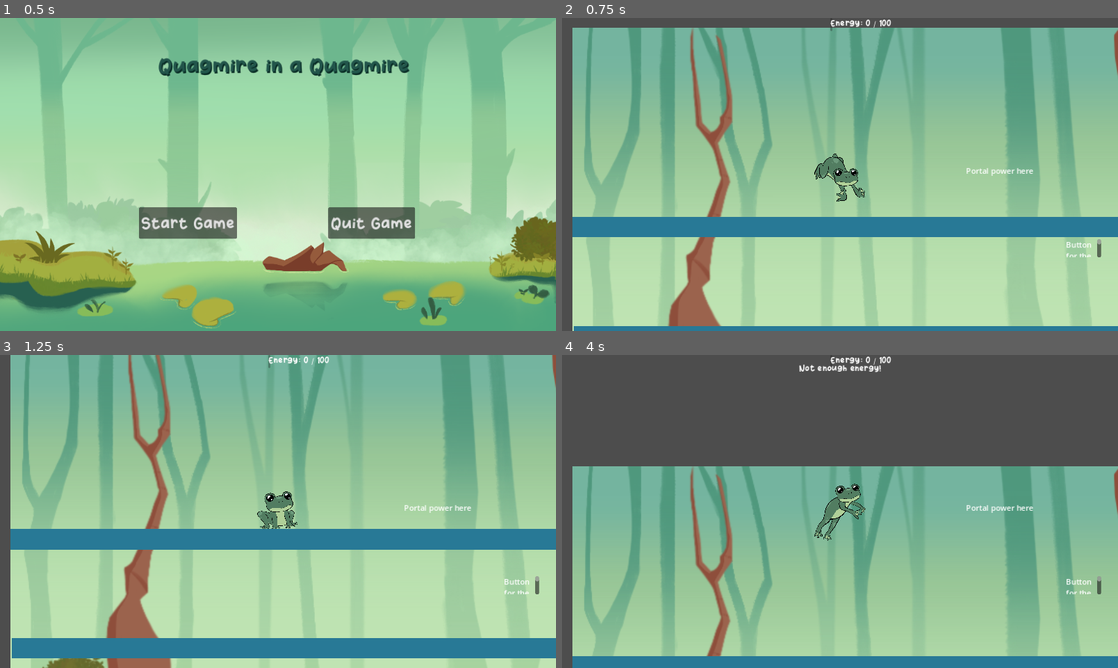
Above: before the commit, frames 1-4 (two rows, left to right).
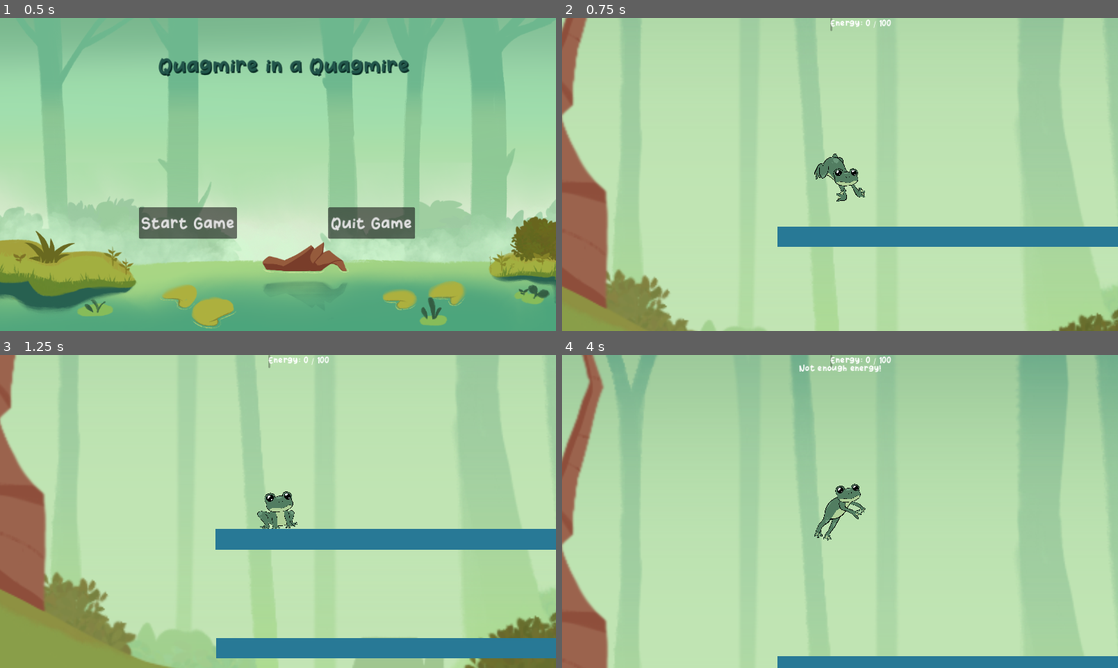
Above: after the commit, the same moments.

Repository: CISC204-S25/final-project-team-1
Game: Godot game, scene res://title_screen.tscn
Two runs of this game, one before a commit and one after it. Both use one fixed random seed, a clock stepped at 60 frames per second and the inputs below.
Inputs (mouse positions are in pixels of both pictures, inside the frame that each line leads up to):
- Up to frame 1 (0.5 s): no input
- Up to frame 2 (0.75 s): click "Start Game" at 0.5 s
- Up to frame 3 (1.25 s): no input
- Up to frame 4 (4 s): tap Enter at 1.25 s; move the mouse to (962, 495) at 1.27 s; hold Right (move_right) 1.28-2.78 s; click (962, 495) at 1.42 s; tap Space (jump) at 1.52, 2.27, 3.5, 3.77 s; move the mouse to (728, 527) at 2.02 s; move the mouse to (895, 442) at 2.77 s; hold Left (move_left) 2.78-3.53 s; move the mouse to (812, 574) at 3.52 s; hold Right (move_right) from 3.53 s (still down); click (812, 574) at 3.67 s

Frame 1 is identical in both runs. In frame 2, 71% of the frame differs, in the area x 0-100%, y 0-100%; in frame 3, 65%; in frame 4, 89%.

Commit message:
Portal Animations & Misc
Added animations for spawning portals, added sound for player2 walk, added sound to title screen scene, imported bg music for level 2. Slightly tweaked level 1

Diff:
--- a/team1_finalproject/level_1.tscn
+++ b/team1_finalproject/level_1.tscn
@@ -18,29 +18,43 @@
 [node name="TextureRect" type="TextureRect" parent="."]
 offset_right = 1142.0
 offset_bottom = 648.0
+scale = Vector2(1.5, 1.5)
 texture = ExtResource("1_2t5c7")
+metadata/_edit_lock_ = true
+
+[node name="TextureRect3" type="TextureRect" parent="."]
+offset_left = -1713.0
+offset_right = -571.0
+offset_bottom = 648.0
+scale = Vector2(1.5, 1.5)
+texture = ExtResource("1_2t5c7")
+metadata/_edit_lock_ = true
 
 [node name="TextureRect2" type="TextureRect" parent="."]
-offset_left = 1141.0
-offset_right = 2283.0
+offset_left = 1713.0
+offset_right = 2855.0
 offset_bottom = 648.0
+scale = Vector2(1.5, 1.5)
 texture = ExtResource("1_2t5c7")
+metadata/_edit_lock_ = true
 
 [node name="CanvasLayer" type="CanvasLayer" parent="."]
 
 [node name="RichTextLabel" type="RichTextLabel" parent="CanvasLayer"]
-offset_left = 837.0
-offset_top = 305.0
-offset_right = 988.0
-offset_bottom = 333.0
+offset_left = -451.0
+offset_top = 627.0
+offset_right = -300.0
+offset_bottom = 655.0
 text = "Portal power here"
+metadata/_edit_use_anchors_ = true
 
 [node name="RichTextLabel2" type="RichTextLabel" parent="CanvasLayer"]
-offset_left = 1044.0
-offset_top = 458.0
-offset_right = 1117.0
-offset_bottom = 496.0
+offset_left = -244.0
+offset_top = 780.0
+offset_right = -171.0
+offset_bottom = 818.0
 text = "Button for the platform called \"Gate\" to move to make a platform for the frog to jump across here"
+metadata/_edit_use_anchors_ = true
 
 [node name="EnergyUI" parent="CanvasLayer" instance=ExtResource("2_rwncp")]
 anchors_preset = 5
@@ -49,33 +63,34 @@
 offset_left = -20.0
 offset_right = 20.0
 grow_horizontal = 2
+metadata/_edit_use_anchors_ = true
 
 [node name="player_1_jumper" parent="." instance=ExtResource("2_ox655")]
-position = Vector2(277, 140)
+position = Vector2(-1223, 452)
 scale = Vector2(0.25, 0.25)
 
 [node name="Player2" parent="." instance=ExtResource("3_pl61t")]
 light_mask = 33
-position = Vector2(83, 516)
+position = Vector2(-1205, 838)
 scale = Vector2(0.4, 0.4)
 
 [node name="Platform" parent="." instance=ExtResource("1_itwvd")]
-position = Vector2(300, 206)
+position = Vector2(-988, 528)
 
 [node name="Platform2" parent="." instance=ExtResource("1_itwvd")]
-position = Vector2(298, 551)
+position = Vector2(-990, 873)
 
 [node name="Platform3" parent="." instance=ExtResource("1_itwvd")]
-position = Vector2(1065, 91)
+position = Vector2(-223, 397)
 
 [node name="Platform4" parent="." instance=ExtResource("1_itwvd")]
-position = Vector2(1065, 347)
+position = Vector2(-223, 669)
 
 [node name="Platform5" parent="." instance=ExtResource("1_itwvd")]
-position = Vector2(301, 319)
+position = Vector2(-987, 641)
 
 [node name="Gate" parent="." instance=ExtResource("1_itwvd")]
-position = Vector2(775, 230)
+position = Vector2(-513, 552)
 rotation = 1.5708
 scale = Vector2(0.5, 1)
 script = ExtResource("4_mu508")
@@ -87,38 +102,38 @@
 script = ExtResource("5_xgtnm")
 
 [node name="Platform7" parent="." instance=ExtResource("1_itwvd")]
-position = Vector2(587, 486)
+position = Vector2(-701, 808)
 rotation = 1.5708
 scale = Vector2(0.25, 1)
 
 [node name="Platform8" parent="." instance=ExtResource("1_itwvd")]
-position = Vector2(297, 421)
+position = Vector2(-991, 743)
 
 [node name="Platform9" parent="." instance=ExtResource("1_itwvd")]
-position = Vector2(8, 486)
+position = Vector2(-1280, 808)
 rotation = 1.5708
 scale = Vector2(0.25, 1)
 
 [node name="Platform10" parent="." instance=ExtResource("1_itwvd")]
-position = Vector2(877, 551)
+position = Vector2(-411, 873)
 
 [node name="Platform11" parent="." instance=ExtResource("1_itwvd")]
-position = Vector2(1166, 486)
+position = Vector2(-122, 808)
 rotation = 1.5708
 scale = Vector2(0.25, 1)
 
 [node name="Platform12" parent="." instance=ExtResource("1_itwvd")]
-position = Vector2(876, 421)
+position = Vector2(-412, 743)
 
 [node name="Platform13" parent="." instance=ExtResource("1_itwvd")]
-position = Vector2(587, 486)
+position = Vector2(-701, 808)
 rotation = 1.5708
 scale = Vector2(0.25, 1)
 
 [node name="Area2D" type="Area2D" parent="."]
 
 [node name="CollisionShape2D" type="CollisionShape2D" parent="Area2D"]
-position = Vector2(1105, 521)
+position = Vector2(-183, 843)
 shape = SubResource("RectangleShape2D_ikdgq")
 
 [node name="AudioStreamPlayer2D" type="AudioStreamPlayer2D" parent="."]
@@ -126,11 +141,15 @@
 stream = ExtResource("6_qvqx5")
 volume_db = -18.324
 autoplay = true
-max_distance = 5000.0
+max_distance = 30000.0
 parameters/looping = false
 
 [node name="PortalEnergyItem" parent="." instance=ExtResource("8_ii2cj")]
-position = Vector2(168, 370)
+position = Vector2(-1120, 692)
+scale = Vector2(0.5, 0.5)
+
+[node name="PortalEnergyItem2" parent="." instance=ExtResource("8_ii2cj")]
+position = Vector2(-640, 688)
 scale = Vector2(0.5, 0.5)
 
 [connection signal="area_entered" from="Area2D" to="Gate" method="_on_area_2d_area_entered"]
--- a/team1_finalproject/player_2.gd
+++ b/team1_finalproject/player_2.gd
@@ -5,10 +5,12 @@
 @export var gravity = 1500
 @export var portal_scene: PackedScene
 @onready var sprite = $AnimatedSprite2D
+@onready var salamander_sound = $walkNoise
 var is_shooting = false
 var portal_cooldown := false
 var portals: Array = []
 const portal_cost := 20
+
 
 func _physics_process(delta: float) -> void:
 	if is_shooting:
@@ -22,10 +24,12 @@
 		sprite.flip_h = direction > 0
 		if is_on_floor() and sprite.animation != "walk":
 			sprite.play("walk")
+			salamander_sound.play()
 	else:
 		velocity.x = move_toward(velocity.x, 0, speed)
 		if is_on_floor() and sprite.animation != "idle":
 			sprite.play("idle")
+			salamander_sound.stop()
 
 	move_and_slide()
 
--- a/team1_finalproject/player_2_portal.tscn
+++ b/team1_finalproject/player_2_portal.tscn
@@ -12,6 +12,7 @@
 [ext_resource type="Texture2D" uid="uid://bc5eb1csa70js" path="res://Sprites/SalamanderSprites/Salamander_walk_6.PNG" id="10_f4eo8"]
 [ext_resource type="Texture2D" uid="uid://bfaqslujvtn8d" path="res://Sprites/SalamanderSprites/Salamander_walk__7.PNG" id="11_1qi16"]
 [ext_resource type="Texture2D" uid="uid://cmxlofnr01c81" path="res://Sprites/SalamanderSprites/Salamander_walk_8.PNG" id="12_igphb"]
+[ext_resource type="AudioStream" uid="uid://bjhgxhuk1yhc7" path="res://Assets/music and sound effects/salamanderWalk.mp3" id="13_1pi3n"]
 
 [sub_resource type="RectangleShape2D" id="RectangleShape2D_qs61g"]
 size = Vector2(279, 103)
@@ -82,3 +83,7 @@
 scale = Vector2(0.3, 0.3)
 sprite_frames = SubResource("SpriteFrames_spdnr")
 animation = &"shoot"
+
+[node name="walkNoise" type="AudioStreamPlayer2D" parent="."]
+stream = ExtResource("13_1pi3n")
+volume_db = -2.811
--- a/team1_finalproject/portal.gd
+++ b/team1_finalproject/portal.gd
@@ -2,10 +2,14 @@
 
 signal portal_entered(portal: Node)
 var linked_portal: Area2D = null
+@onready var portalAnimation = $PortalAnimatedSprite
+
+func _ready():
+	portalAnimation.play("spawn_portal")
 
 func _on_body_entered(body: Node2D) -> void:
 	if body.is_in_group("player") and not body.portal_cooldown:
 		if linked_portal:
-			# Set player to portal cooldown
+			#Set player to portal cooldown
 			body.start_portal_cooldown()
 			body.global_position = linked_portal.global_position + Vector2(0,-10)
--- a/team1_finalproject/portal.tscn
+++ b/team1_finalproject/portal.tscn
@@ -1,20 +1,45 @@
-[gd_scene load_steps=4 format=3 uid="uid://b6sojcxhuifr2"]
+[gd_scene load_steps=7 format=3 uid="uid://b6sojcxhuifr2"]
 
 [ext_resource type="Script" path="res://portal.gd" id="1_76fo4"]
 [ext_resource type="Texture2D" uid="uid://cw63dkxidsvm4" path="res://Sprites/PortalSprites/MedPortal.png" id="2_xr5ta"]
+[ext_resource type="Texture2D" uid="uid://52or3fv7y58x" path="res://Sprites/PortalSprites/big portal.png" id="3_c27vl"]
+[ext_resource type="Texture2D" uid="uid://2kule51yophx" path="res://Sprites/PortalSprites/babyPortal.png" id="4_7e4ov"]
 
 [sub_resource type="CapsuleShape2D" id="CapsuleShape2D_47t7c"]
 radius = 26.0
 height = 80.0
 
+[sub_resource type="SpriteFrames" id="SpriteFrames_wopm5"]
+animations = [{
+"frames": [{
+"duration": 1.0,
+"texture": ExtResource("4_7e4ov")
+}, {
+"duration": 1.0,
+"texture": ExtResource("2_xr5ta")
+}, {
+"duration": 1.0,
+"texture": ExtResource("3_c27vl")
+}],
+"loop": false,
+"name": &"spawn_portal",
+"speed": 5.0
+}]
+
 [node name="Portal" type="Area2D"]
 script = ExtResource("1_76fo4")
 
 [node name="Sprite2D" type="Sprite2D" parent="."]
+visible = false
 scale = Vector2(0.1, 0.1)
 texture = ExtResource("2_xr5ta")
 
 [node name="CollisionShape2D" type="CollisionShape2D" parent="."]
 shape = SubResource("CapsuleShape2D_47t7c")
 
+[node name="PortalAnimatedSprite" type="AnimatedSprite2D" parent="."]
+scale = Vector2(0.1, 0.1)
+sprite_frames = SubResource("SpriteFrames_wopm5")
+animation = &"spawn_portal"
+
 [connection signal="body_entered" from="." to="." method="_on_body_entered"]
--- a/team1_finalproject/test_scene.tscn
+++ /dev/null
@@ -1,18 +0,0 @@
-[gd_scene load_steps=3 format=3 uid="uid://k34ebbxanlhy"]
-
-[ext_resource type="PackedScene" uid="uid://db4hrbsbwjte2" path="res://player_2_portal.tscn" id="1_6sc3w"]
-
-[sub_resource type="RectangleShape2D" id="RectangleShape2D_76q8g"]
-size = Vector2(1149, 74)
-
-[node name="Node2D" type="Node2D"]
-
-[node name="StaticBody2D" type="StaticBody2D" parent="."]
-position = Vector2(-1, 149)
-
-[node name="CollisionShape2D" type="CollisionShape2D" parent="StaticBody2D"]
-position = Vector2(2.5, 27)
-shape = SubResource("RectangleShape2D_76q8g")
-
-[node name="Player2" parent="." instance=ExtResource("1_6sc3w")]
-position = Vector2(-2, -111)
--- a/team1_finalproject/title_screen.tscn
+++ b/team1_finalproject/title_screen.tscn
@@ -1,8 +1,9 @@
-[gd_scene load_steps=4 format=3 uid="uid://dklnl83lw1vsa"]
+[gd_scene load_steps=5 format=3 uid="uid://dklnl83lw1vsa"]
 
 [ext_resource type="Script" path="res://title_screen.gd" id="1_oujti"]
 [ext_resource type="Texture2D" uid="uid://borl2agcxn1j2" path="res://Sprites/TitleScreenArt.PNG" id="2_bihfr"]
 [ext_resource type="FontFile" uid="uid://bvex18kkerm76" path="res://Assets/Howdy Frog.ttf" id="3_sgf8w"]
+[ext_resource type="AudioStream" uid="uid://dmjarlixipf0j" path="res://Assets/music and sound effects/swamp.ogg" id="4_cmvpb"]
 
 [node name="TitleScreen" type="Control"]
 layout_mode = 3
@@ -66,5 +67,10 @@
 theme_override_font_sizes/font_size = 30
 text = "Quit Game"
 
+[node name="AudioStreamPlayer2D" type="AudioStreamPlayer2D" parent="."]
+stream = ExtResource("4_cmvpb")
+autoplay = true
+parameters/looping = false
+
 [connection signal="pressed" from="StartGameButton" to="." method="_on_start_game_button_pressed"]
 [connection signal="pressed" from="QuitGameButton" to="." method="_on_quit_game_button_pressed"]
Not shown, added: team1_finalproject/Assets/music and sound effects/BgMusic_Level2.mp3.import
Not shown, added: team1_finalproject/Assets/music and sound effects/swamp.ogg.import
Not shown: 1 places in team1_finalproject/player_2_portal.tscn that only renumber resources
Not shown, added: team1_finalproject/Assets/music and sound effects/BgMusic_Level2.mp3
Not shown, added: team1_finalproject/Assets/music and sound effects/swamp.ogg
